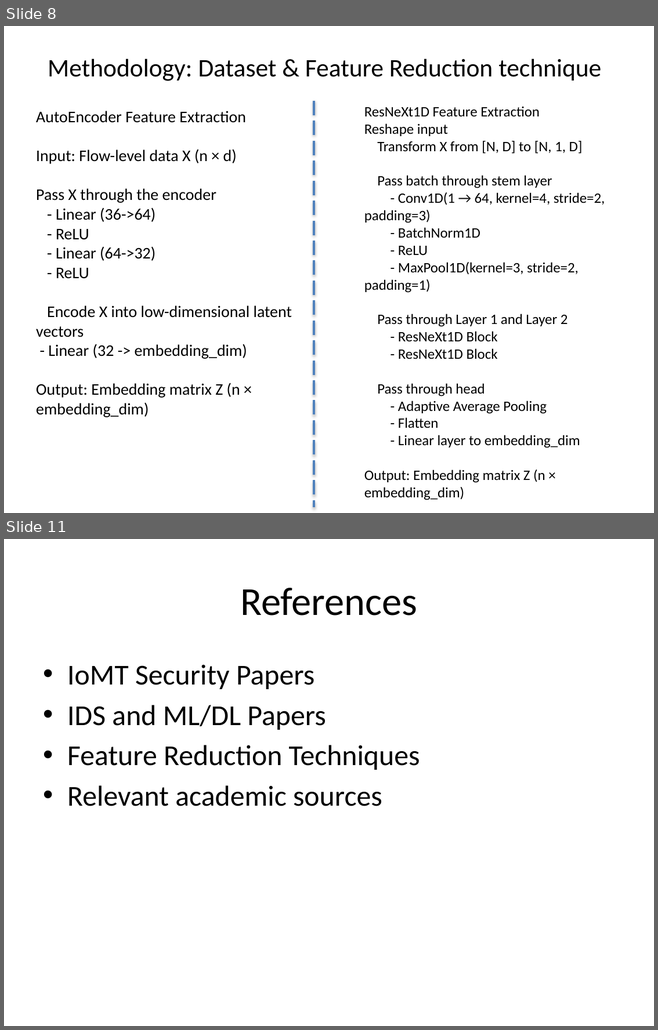
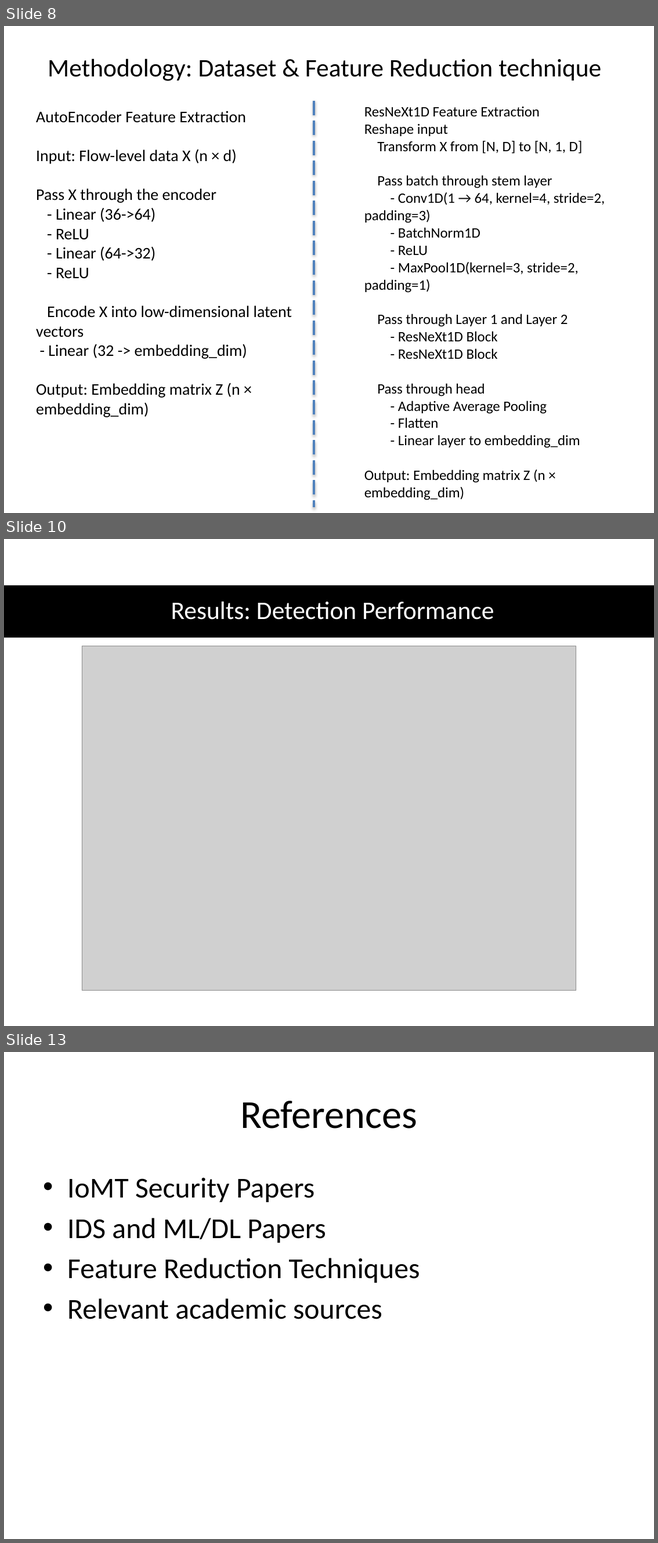
Before and after one commit to YMa10-ACS/Edge-IDS-Framework, a slide deck: Presentation/IoMT_IDS_Presentation.pptx. Shown one above the other, each under a label of ours: slides 8 and 11 before the commit, slides 8, 10 and 13 after it; the slides between them are not shown. The pictures are 658x1030 and 658x1543 pixels, drawn with LibreOffice and Linux fonts; fonts in the diff are those of the drawing; grey boxes stand for pictures. Boxes give left, top, right and bottom in pixels: in the first picture for what was removed or moved away, otherwise in the second. Text is boxed around its words. In the diff, an @@ line names an element or a change of style, - is before the commit and + after.

```diff
--- a/Presentation/IoMT_IDS_Presentation.pptx
+++ b/Presentation/IoMT_IDS_Presentation.pptx
@@ slide 10 added at <box>4,539,654,1026</box>, background #FFFFFF @@
@@ rectangle added at <box>4,585,654,638</box>, fill #000000 @@
@@ title added at <box>171,601,494,620</box>, 28 pt, text #FFFFFF @@
+Results: Detection Performance
@@ picture added at <box>82,646,576,990</box> @@
@@ what was slide 11 is now slide 13 @@
```
Also in this commit, not shown: 3 slides changed, 1 other slide added, 9 other files.
